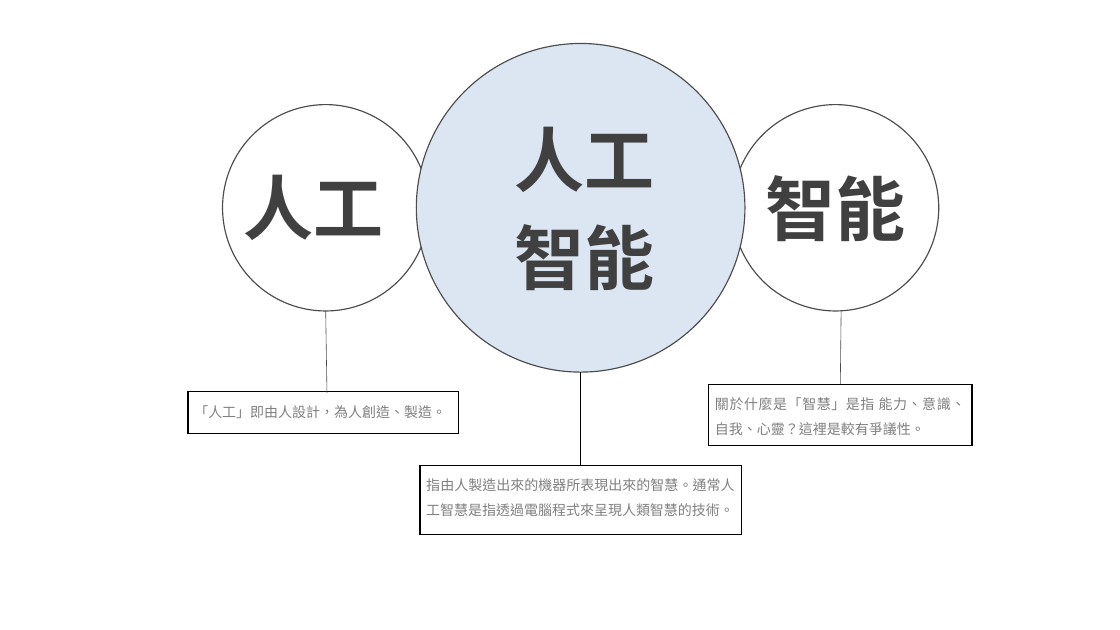
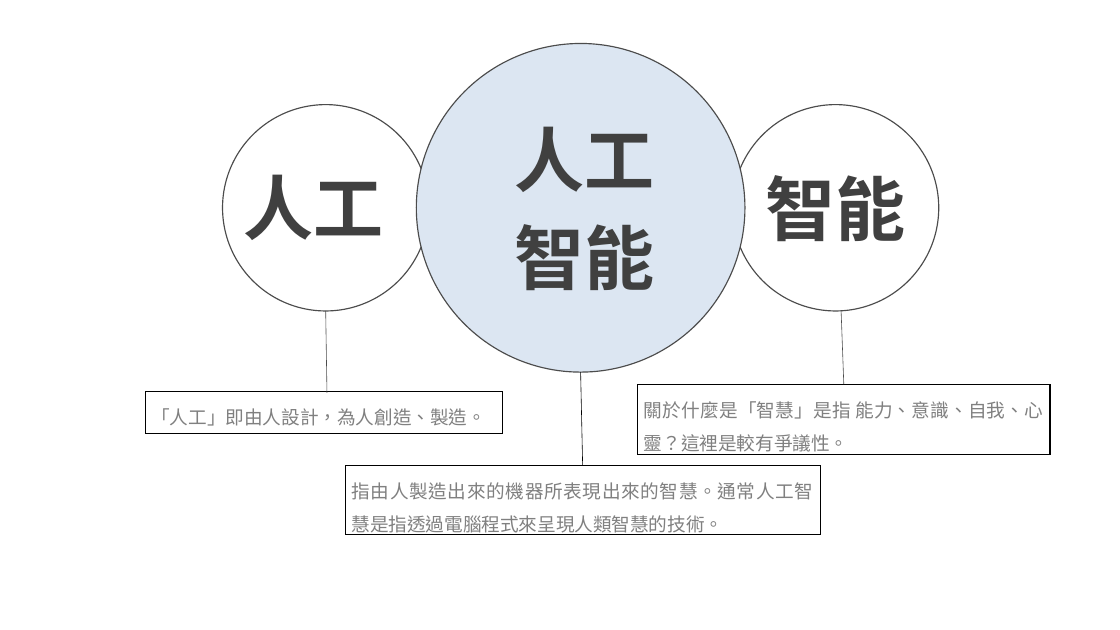
Before and after one commit to pcmsricky/chatbot, a slide deck: slide 3 of NLP2.pptx. Drawn at 1120x630 pixels with LibreOffice and Linux fonts; fonts in the diff are those of the drawing; background and template pictures are left out. Boxes give left, top, right and bottom in pixels: in the first picture for what was removed or moved away, otherwise in the second. Text is boxed around its words. In the diff, an @@ line names an element or a change of style, - is before the commit and + after.

```diff
--- a/NLP2.pptx
+++ b/NLP2.pptx
@@ line moved from (841, 311) - (840, 384) to (841, 311) - (844, 384) @@
@@ size 12 to 16 pt in 3 elements at [145, 392, 502, 433], [345, 465, 820, 534], [638, 384, 1050, 455] @@
@@ rectangle "關於什麼是「智慧」是指 能力、意識、自我、心靈？這裡是較有爭議性。": place and size @@
-rectangle "關於什麼是「智慧」是指 能力、意識、自我、心靈？這裡是較有爭議性。" at [709, 384, 973, 445]
+rectangle "關於什麼是「智慧」是指 能力、意識、自我、心靈？這裡是較有爭議性。" at [638, 384, 1050, 455]
@@ rectangle "「人工」即由人設計，為人創造、製造。": place and size @@
-rectangle "「人工」即由人設計，為人創造、製造。" at [188, 392, 459, 433]
+rectangle "「人工」即由人設計，為人創造、製造。" at [145, 392, 502, 433]
@@ rectangle "指由人製造出來的機器所表現出來的智慧。通常人工智慧是指透過電腦程式來呈現人類智慧的技術。": place and size @@
-rectangle "指由人製造出來的機器所表現出來的智慧。通常人工智慧是指透過電腦程式來呈現人類智慧的技術。" at [420, 465, 742, 534]
+rectangle "指由人製造出來的機器所表現出來的智慧。通常人工智慧是指透過電腦程式來呈現人類智慧的技術。" at [345, 465, 820, 534]
```
Also in this commit, not shown: 9 other slides changed, 4 slides added, 1 slide removed, 3 other files.
